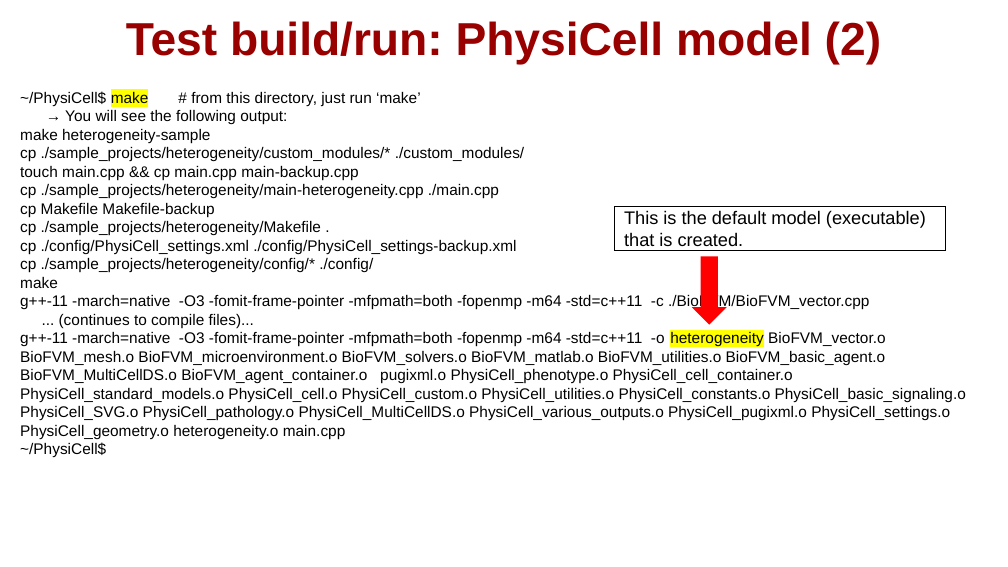
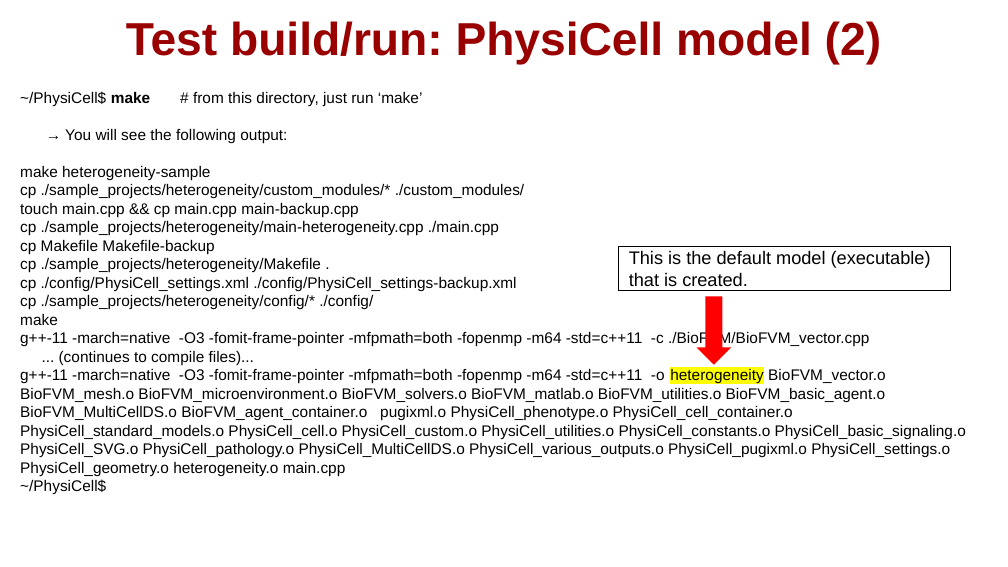
Before and after one commit to physicell-training/ws2021, a slide deck: slide 10 of pptx_source/PhysiCell_ws2021_macOS_setup.pptx. Drawn at 1008x567 pixels with LibreOffice and Linux fonts; fonts in the diff are those of the drawing; background and template pictures are left out. Boxes give left, top, right and bottom in pixels: in the first picture for what was removed or moved away, otherwise in the second. Text is boxed around its words. In the diff, an @@ line names an element or a change of style, - is before the commit and + after.

```diff
--- a/pptx_source/PhysiCell_ws2021_macOS_setup.pptx
+++ b/pptx_source/PhysiCell_ws2021_macOS_setup.pptx
@@ text at [20,91,423,106]: highlight #FFFF00 to none, bold on in "make" @@
@@ rectangle "This is the default model ...": place and size @@
-rectangle "This is the default model ..." at [614,207,946,251]
+rectangle "This is the default model ..." at [619,247,951,291]
@@ down arrow: place and size @@
-down arrow at [694,257,725,324]
+down arrow at [699,297,730,364]
```
Also in this commit, not shown: 21 other slides changed, 6 slides added.
